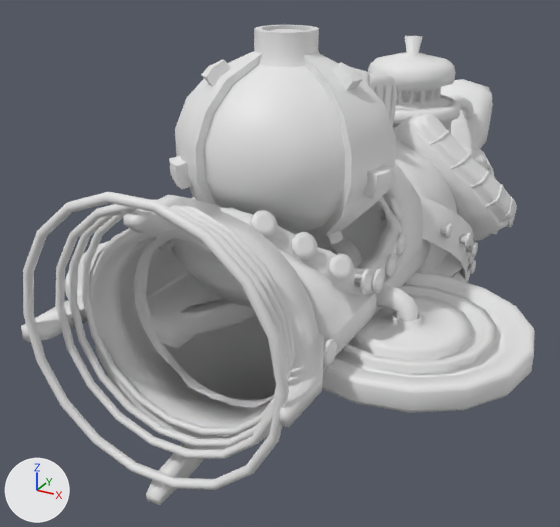
Renders of the FBX model Quantum Mirror/Assets/Art/3D/SampleMakerTool_FBX.fbx from each side of a commit.
Before and after are seen from a 50 mm lens placed at (1.76, -3.12, 1.54), pointed at (-0.32, 0.66, -0.35). Every picture has the same lights, and +X, +Y and +Z are marked at lower left. Where no turn or scale is listed for an object, it has been applied to the vertices.

Before the edit, the objects in view are built like this:
```python
ob_bolt_007 = bpy.data.objects.new('Bolt.007', me_cylinder_041)
ob_bolt_007.location = (0.0, 0.861, -0.027)
ob_conductorholder = bpy.data.objects.new('ConductorHolder', me_cylinder_028)
ob_conductorholder.location = (0.49, 1.224, -0.616)
ob_conductorholder.rotation_euler = (1.571, 0.0, -3.142)  # degrees (90, 0, -180)
ob_conductorholder.scale = (0.01, 0.01, 0.01)
ob_discusl = bpy.data.objects.new('DiscusL', me_cylinder_029)
ob_discusl.location = (0.684, 0.1, -0.286)
ob_glass = bpy.data.objects.new('Glass', me_sphere_001)
ob_glass.location = (0.0, 0.137, 0.552)
ob_lightfixture = bpy.data.objects.new('LightFixture', me_cylinder_024)
ob_lightfixture.location = (0.0, 1.444, -0.17)
ob_samplesphere = bpy.data.objects.new('SampleSphere', me_sphere)
ob_samplesphere.location = (0.0, 0.137, 0.552)
ob_sphereholder = bpy.data.objects.new('SphereHolder', me_cube_009)
ob_sphereholder.location = (0.0, 0.949, 0.479)
ob_tractorring = bpy.data.objects.new('TractorRing', me_torus_013)
ob_tractorring.location = (0.0, -0.912, 0.0)
ob_tractorring_003 = bpy.data.objects.new('TractorRing.003', me_torus_015)
ob_tractorring_003.location = (0.0, -0.787, 0.0)
# also in view: 'ElectricityChamber' at (0.0, 1.86, 0.12); 'Belt' at (0.0, 1.33, -0.32); 'BackPart' at (0.0, 1.89, -0.18); 'BoltedMetal' at (0.0, 2.27, -0.02); 'DiscusHolder' at (0.0, 0.1, -0.41)
```
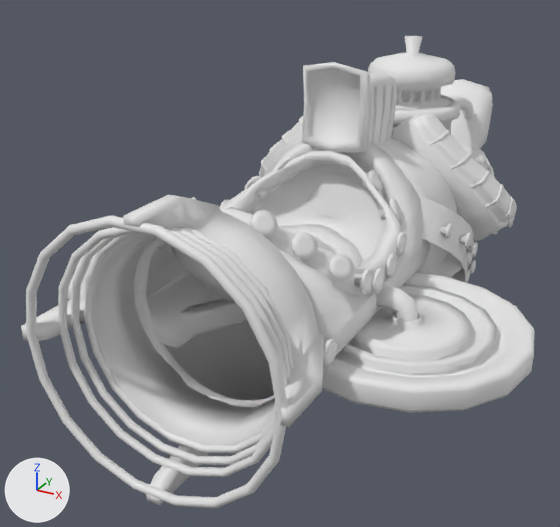
Where the change shows, as pixel boxes (x1, y1, x2, y2) in the pictures (560 x 527 px):
'Glass', deleted: before (204, 65, 345, 234)
'TractorRing.001', moved: before (23, 192, 289, 490); after (26, 216, 288, 508)
'SampleSphere', deleted: before (169, 25, 396, 246)
'TractorRing', moved: before (55, 204, 289, 459); after (58, 227, 287, 477)
'TractorRing.002', moved: before (68, 205, 292, 447); after (71, 228, 291, 465)
'TractorRing.003', moved: before (81, 205, 295, 436); after (84, 227, 294, 453)
'Bolt.007', reshaped: before (440, 224, 452, 239); after (440, 224, 478, 283)
'ConductorHolder', moved, turned, rescaled: (431, 252, 463, 278) in both
'Conductor', moved, turned, rescaled (not visible afterwards): before (450, 272, 467, 283)
part 1 of me_cylinder_024, added: after (259, 116, 303, 177)
part 2 of me_cylinder_041, added: after (451, 270, 470, 283)
part 3 of me_cube_009, added: after (302, 62, 336, 151)

The change, as a list of edits to the scene's bpy script:
```text
Change me_cylinder_024:
    used by ob_lightfixture; location = (0.0, 1.444, -0.17)
    remove me_cylinder_024.from_pydata(...)  # 473 vertices, 460 faces; spans x -0.87..0.87, y -0.33..1.49, z -0.24..0.69
    add me_cylinder_024.from_pydata(...)  # 873 vertices, 840 faces; spans x -0.87..0.87, y -0.33..1.49, z -0.24..0.69
    me_cylinder_024 part 1: 200 vertices added at x -0.86..-0.39, y -0.32..0.08, z 0.07..0.6
Change me_cube_009:
    used by ob_sphereholder; location = (0.0, 0.949, 0.479)
    remove me_cube_009.from_pydata(...)  # 131 vertices, 111 faces; spans x 0.0..0.188, y -0.302..0.254, z -0.169..0.392
    add me_cube_009.from_pydata(...)  # 235 vertices, 222 faces; spans x -0.188..0.188, y -0.302..0.254, z -0.169..0.392
    me_cube_009 part 3: 104 vertices added at x -0.188..-0.093, y -0.302..0.254, z -0.169..0.359
Change me_cylinder_041:
    where me_cylinder_041.from_pydata(...)  # 120 vertices, 100 faces; spans x -0.645..0.645, y -0.042..0.042, z -0.042..0.042
    used by ob_bolt_007; location = (0.0, 0.861, -0.027)
    me_cylinder_041 part 2: the loose piece of 60 vertices spanning x 0.136..0.645, y -0.042..0.042, z -0.042..0.042 is copied, and the copy is scaled about its middle by 1.07, then moved by (-0.095, 0.816, -0.621); it spans x 0.023..0.568, y 0.772..0.861, z -0.666..-0.576
Change ob_tractorring_002:
    ob_tractorring_002.location: (0.0, -0.849, 0.0) -> (0.0, -0.849, -0.094)
Remove ob_samplesphere:
    ob_samplesphere = bpy.data.objects.new('SampleSphere', me_sphere)
    ob_samplesphere.location = (0.0, 0.137, 0.552)
Change ob_conductorholder:
    ob_conductorholder.rotation_euler: (1.571, 0.0, -3.142) -> (0.0, 0.0, 0.0)  # degrees (90, 0, -180) -> degrees (0, 0, 0)
    ob_conductorholder.scale: (0.01, 0.01, 0.01) -> (1.0, 1.0, 1.0)
    add ob_conductorholder.parent = ob_backpart
    ob_conductorholder.location: (0.49, 1.224, -0.616) -> (-49.02, -50.97, -21.98)
Remove ob_glass:
    ob_glass = bpy.data.objects.new('Glass', me_sphere_001)
    ob_glass.location = (0.0, 0.137, 0.552)
Change ob_tractorring:
    ob_tractorring.location: (0.0, -0.912, 0.0) -> (0.0, -0.912, -0.094)
Change ob_tractorring_001:
    ob_tractorring_001.location: (0.0, -1.034, 0.0) -> (0.0, -1.034, -0.094)
Change ob_tractorring_003:
    ob_tractorring_003.location: (0.0, -0.787, 0.0) -> (0.0, -0.787, -0.094)
Change ob_conductor:
    add ob_conductor.parent = ob_conductorholder
    ob_conductor.location: (0.49, 1.224, -0.616) -> (49.51, 50.75, 21.47)
```
